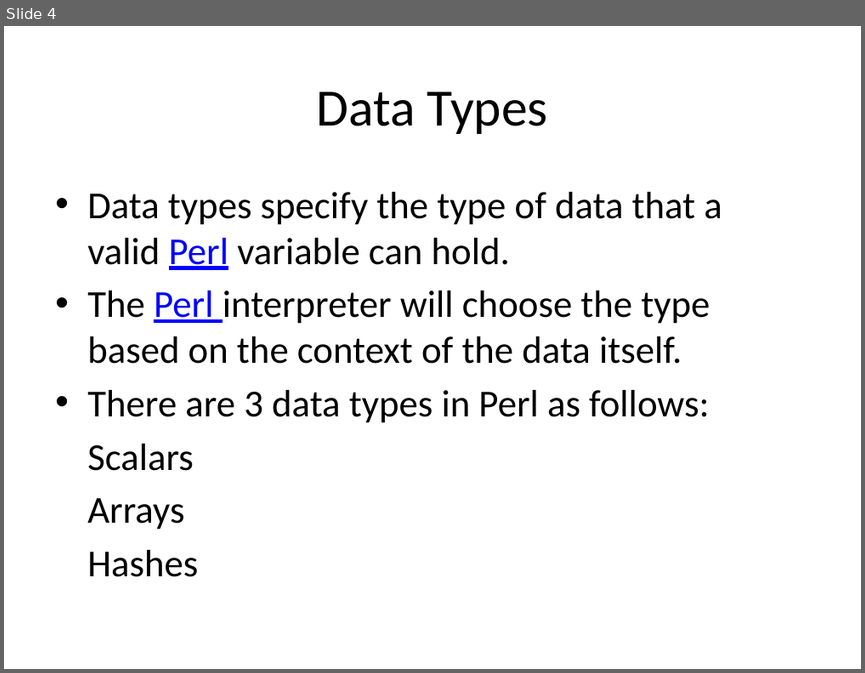
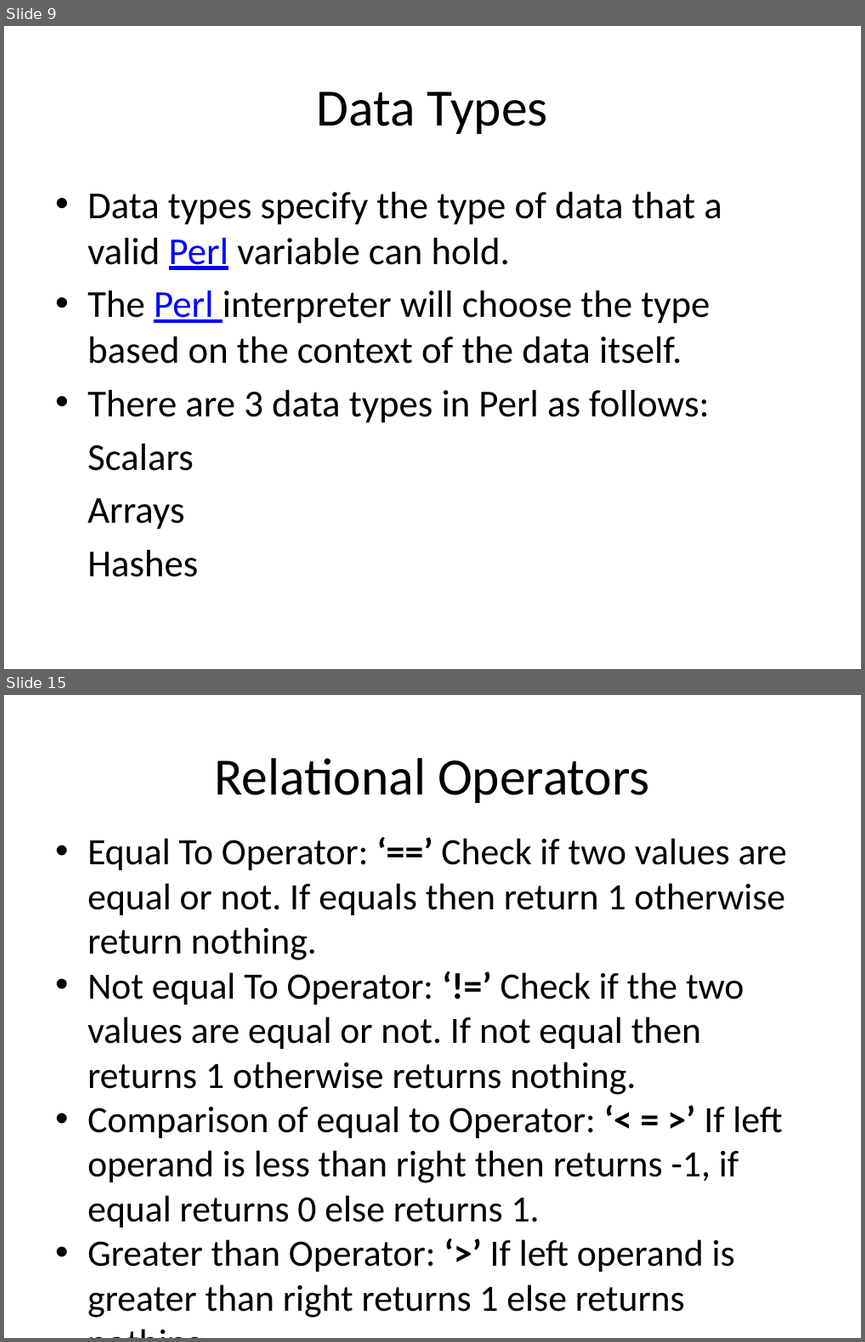
Before and after one commit to srivalli-project/BI_Team_Status, a slide deck: Santhoshi/PerlBasics.pptx. Shown one above the other, each under a label of ours: slide 4 before the commit, slides 9 and 15 after it; the slides between them are not shown. The pictures are 865x673 and 865x1342 pixels, drawn with LibreOffice and Linux fonts; fonts in the diff are those of the drawing. Boxes give left, top, right and bottom in pixels: in the first picture for what was removed or moved away, otherwise in the second. Text is boxed around its words. In the diff, an @@ line names an element or a change of style, - is before the commit and + after.

```diff
--- a/Santhoshi/PerlBasics.pptx
+++ b/Santhoshi/PerlBasics.pptx
@@ slide 15 added at (x1=4, y1=695, x2=861, y2=1338), background #FFFFFF @@
@@ title added at (x1=214, y1=758, x2=650, y2=803), 44 pt, text #000000 @@
+Relational Operators
@@ text added at (x1=87, y1=838, x2=787, y2=1317), 31.2 pt, text #000000 @@
+• Equal To Operator: ‘==’ Check if two values are equal or not. If equals then return 1 otherwise return nothing.
+• Not equal To Operator: ‘!=’ Check if the two values are equal or not. If not equal then returns 1 otherwise returns nothing.
+• Comparison of equal to Operator: ‘< = >’ If left operand is less than right then returns -1, if equal returns 0 else returns 1.
+• Greater than Operator: ‘>’ If left operand is greater than right returns 1 else returns nothing.
@@ what was slide 4 is now slide 9 @@
```
Also in this commit, not shown: 25 other slides added, 7 other files.
